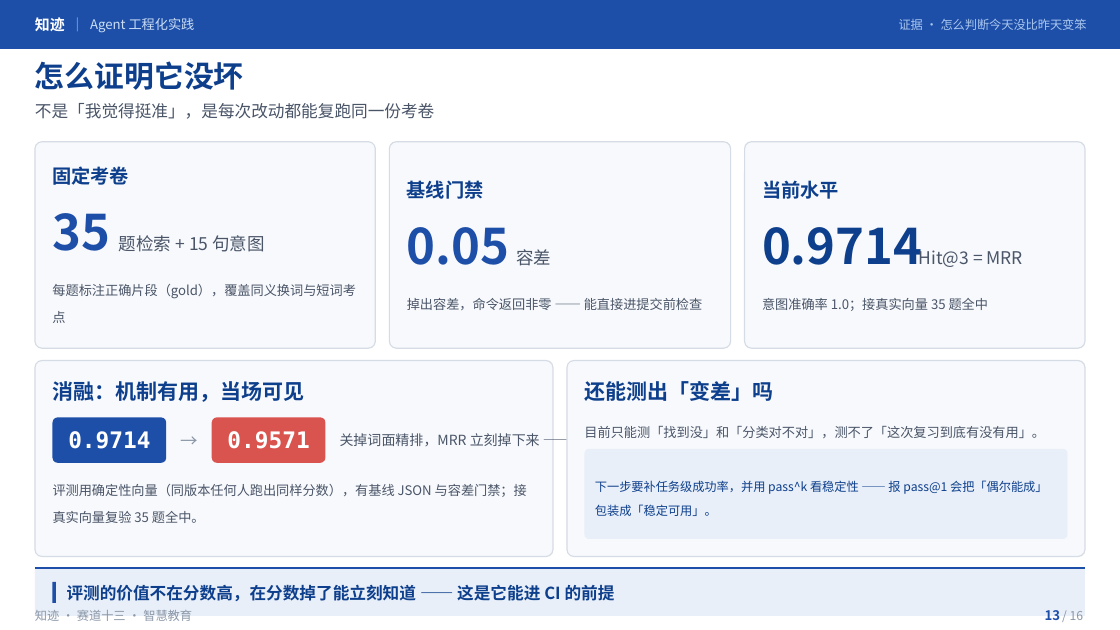
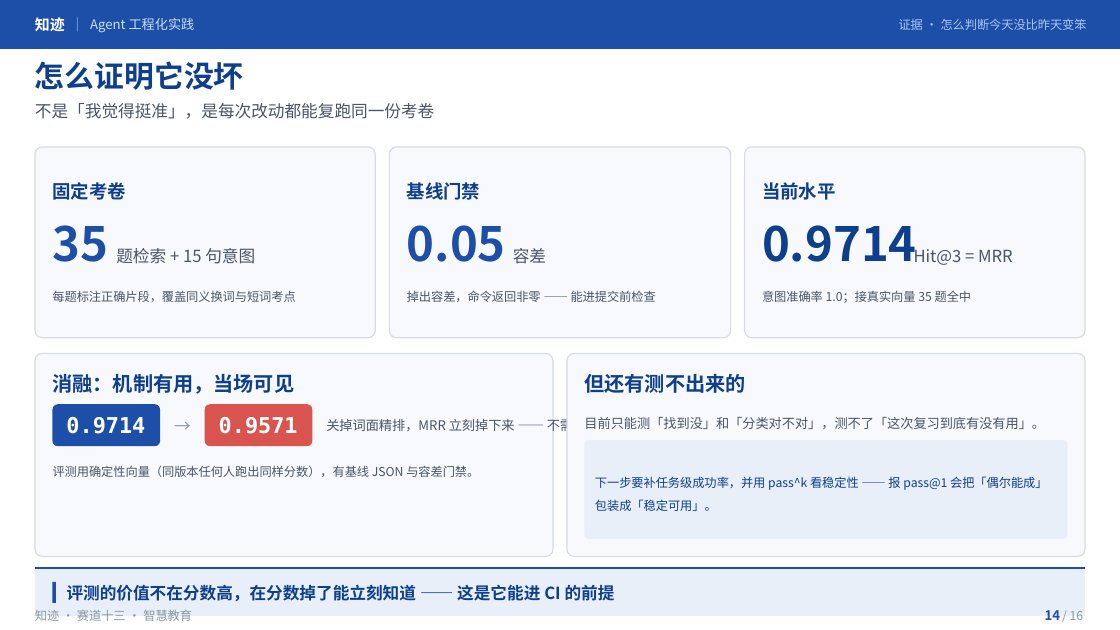
Before and after one commit to Baicaicn23/StudyGraph, a slide deck: slide 14 of docs/作品集/参赛/知迹答辩/知迹答辩.pptx (slide 13 before the commit). Drawn at 1120x630 pixels with LibreOffice and Linux fonts; fonts in the diff are those of the drawing. Boxes give left, top, right and bottom in pixels: in the first picture for what was removed or moved away, otherwise in the second. Text is boxed around its words. In the diff, an @@ line names an element or a change of style, - is before the commit and + after.

Commit message:
feat(参赛): 答辩 PPT v6 重做——情景→问题→七关，技术页配真实代码
用户反馈 v5「内容跳跃奇怪、缺循序渐进」，三处结构性修改：

1. 先情景再技术：p02「一个学生的一周」（纯情景）→ p03「做错了你不知道」（真问题）
   → p04 才抽象成三道坎。不再一上来抛抽象命题。
2. 左代码 + 右示意图：技术段 p05–p12 每页左侧是真实源码（深色代码块 + 文件:行号），
   右侧是对应示意图。读者能自己验证，不是听讲。
3. 一关一关过：看得懂意图 → 看得准资料 → 管得住工具 → 说得清出处 → 练得下去 →
   记得住 → 省得下来。每关都是上一关逼出来的，不是模块罗列。
   另补 p05「为什么用 LangGraph 而不是 while 循环」。

配图策略收敛：结构准确的图全部用 PPT 原生形状画（生图模型画不对部件关系）；
只有封面与收束两张氛围图交给生图，配图提示词从 3 张减到 2 张。

新增 scripts/build_slides.py（02-16 页生成，% 格式化避开 JSX 花括号地狱）、
STORY.md（叙事 + 页间过渡句 + 数字口径表）、DESIGN.md（视觉规范 + 布局纪律）。
删除过时的 知迹答辩-插图交接文档.md，全仓引用同步更新。

全局记忆精简：合并「生图偏好」与「汇报插图」重复段，新增「汇报材料的叙事」小节
（先情景→真问题→抽象→逐机制→证据→边界），并把「别把工具短板当行业规律」写进元教训。

验证：284 passed / ruff clean / 全仓 md 链接 0 失效 / pptx validate 零错误 / 页名 16/16

```diff
--- a/docs/作品集/参赛/知迹答辩/知迹答辩.pptx
+++ b/docs/作品集/参赛/知迹答辩/知迹答辩.pptx
@@ rounded rectangle: place and size @@
-rounded rectangle at (35, 142, 376, 349)
+rounded rectangle at (35, 147, 376, 338)
@@ rounded rectangle: place and size @@
-rounded rectangle at (390, 142, 731, 349)
+rounded rectangle at (390, 147, 731, 338)
@@ rounded rectangle: place and size @@
-rounded rectangle at (744, 142, 1085, 349)
+rounded rectangle at (744, 147, 1085, 338)
@@ size 16.5 to 15.8 pt in 3 elements at (407, 182, 480, 200), (762, 182, 835, 200), (52, 182, 125, 200) @@
@@ text "固定考卷": place and size @@
-text "固定考卷" at (52, 166, 129, 185)
+text "固定考卷" at (52, 182, 125, 200)
@@ size 42 to 40.5 pt in 3 elements at (407, 225, 506, 262), (762, 225, 917, 262), (52, 225, 108, 262) @@
@@ text "35": place and size @@
-text "35" at (53, 213, 111, 251)
+text "35" at (52, 225, 108, 262)
@@ text "题检索 + 15 句意图": place and size @@
-text "题检索 + 15 句意图" at (119, 235, 264, 252)
+text "题检索 + 15 句意图" at (116, 248, 255, 264)
@@ text at (52, 290, 295, 302): text changed; size 11.2 to 10.5 pt @@
-每题标注正确片段（gold），覆盖同义换词与短词考点
+每题标注正确片段，覆盖同义换词与短词考点
@@ text at (407, 290, 656, 302): text changed; size 11.2 to 10.5 pt @@
-掉出容差，命令返回非零 —— 能直接进提交前检查
+掉出容差，命令返回非零 —— 能进提交前检查
@@ text "意图准确率 1.0；接真实向量 35 题全中" at (762, 291, 972, 303): size 11.2 to 10.5 pt; line spacing 1.7 to 1.6 @@
@@ rounded rectangle: place and size @@
-rounded rectangle at (35, 360, 554, 556)
+rounded rectangle at (35, 354, 554, 557)
@@ rounded rectangle: place and size @@
-rounded rectangle at (567, 360, 1086, 556)
+rounded rectangle at (567, 354, 1086, 557)
@@ text "消融：机制有用，当场可见": place and size @@
-text "消融：机制有用，当场可见" at (53, 381, 305, 402)
+text "消融：机制有用，当场可见" at (53, 374, 295, 394)
@@ text "消融：机制有用，当场可见" at (53, 374, 295, 394): size 18 to 17.2 pt @@
@@ text at (584, 374, 745, 393): text changed; size 18 to 17.2 pt @@
-还能测出「变差」吗
+但还有测不出来的
@@ rounded rectangle: place and size @@
-rounded rectangle at (52, 418, 166, 463)
+rounded rectangle at (52, 404, 160, 446)
@@ text "0.9714": place and size @@
-text "0.9714" at (68, 431, 150, 449)
+text "0.9714" at (66, 417, 145, 434)
@@ text "0.9714" at (66, 417, 145, 434): size 19.5 to 18.8 pt @@
@@ size 15 to 14.2 pt in 4 elements at (513, 248, 546, 263), (914, 246, 1013, 265), (116, 248, 255, 264), (174, 416, 191, 436) @@
@@ text "→": place and size @@
-text "→" at (181, 429, 198, 450)
+text "→" at (174, 416, 191, 436)
@@ proportions changed in 8 elements at (35, 354, 554, 557), (567, 354, 1086, 557), (585, 440, 1068, 539), (390, 147, 731, 338), (35, 147, 376, 338), (744, 147, 1085, 338), (52, 404, 160, 446), (205, 404, 313, 446) @@
@@ rounded rectangle: place and size @@
-rounded rectangle at (212, 418, 325, 463)
+rounded rectangle at (205, 404, 313, 446)
@@ text "0.9571" at (219, 417, 298, 434): size 19.5 to 18.8 pt @@
@@ text "0.9571": place and size @@
-text "0.9571" at (227, 431, 309, 449)
+text "0.9571" at (219, 417, 298, 434)
@@ text "关掉词面精排，MRR 立刻掉下来 —— 不需要「我觉得更好」": place and size @@
-text "关掉词面精排，MRR 立刻掉下来 —— 不需要「我觉得更好」" at (340, 431, 714, 446)
+text "关掉词面精排，MRR 立刻掉下来 —— 不需要「我觉得更好」" at (326, 417, 679, 431)
@@ text "关掉词面精排，MRR 立刻掉下来 —— 不需要「我觉得更好」" at (326, 417, 679, 431): size 12 to 11.2 pt @@
@@ text "目前只能测「找到没」和「分类对不对」，测不了「这次复习到底有没有用」。": place and size @@
-text "目前只能测「找到没」和「分类对不对」，测不了「这次复习到底有没有用」。" at (584, 426, 1045, 438)
+text "目前只能测「找到没」和「分类对不对」，测不了「这次复习到底有没有用」。" at (584, 417, 1045, 429)
@@ text "目前只能测「找到没」和「分类对不对」，测不了「这次复习到底有没有用」。" at (584, 417, 1045, 429): line spacing 1.75 to 1.7 @@
@@ rounded rectangle: place and size @@
-rounded rectangle at (585, 449, 1068, 539)
+rounded rectangle at (585, 440, 1068, 539)
@@ text at (53, 465, 479, 477): text changed; size 11.2 to 10.5 pt @@
-评测用确定性向量（同版本任何人跑出同样分数），有基线 JSON 与容差门禁；接真实向量复验 35 题全中。
+评测用确定性向量（同版本任何人跑出同样分数），有基线 JSON 与容差门禁。
@@ text "下一步要补任务级成功率，并用 pass^k 看稳定性 —— 报 ..." at (595, 476, 1047, 511): line spacing 1.65 to 1.6 @@
@@ text at (1045, 610, 1061, 620): text changed @@
-13
+14
```
Also in this commit, not shown: 8 other slides changed, 6 slides added, 6 slides removed, 36 other files.
